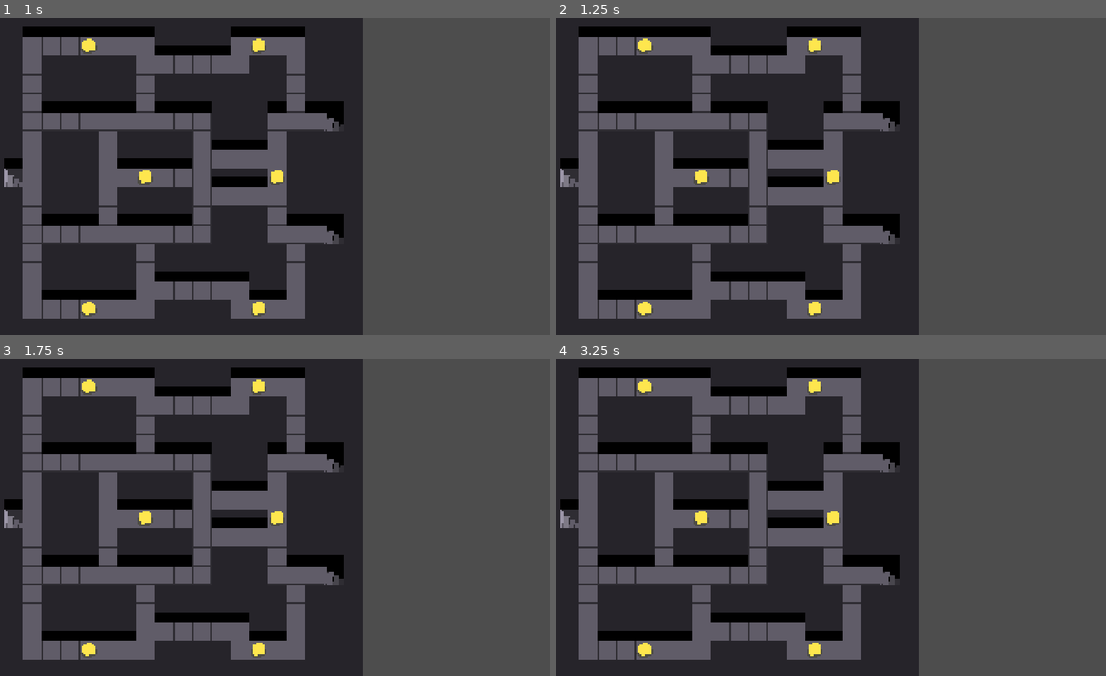
Above: before the commit, frames 1-4 (two rows, left to right).
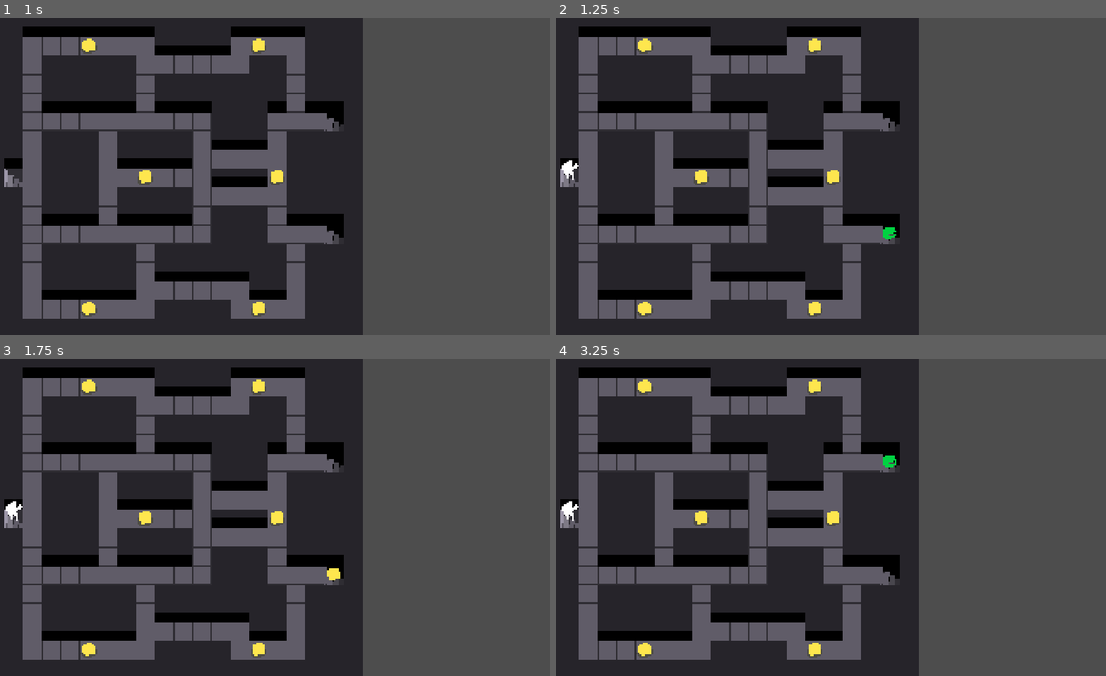
Above: after the commit, the same moments.

Repository: NunoDasNeves/igc-jam-godot-template
Game: Godot game, scene res://main.tscn
Two runs of this game, one before a commit and one after it. Both use one fixed random seed, a clock stepped at 60 frames per second and the inputs below.
Inputs:
- Up to frame 1 (1 s): tap Enter at 0.5 s; hold D (Right) from 0.53 s (still down); tap Z (Attack) at 0.6 s
- Up to frame 2 (1.25 s): keep holding D (Right)
- Up to frame 3 (1.75 s): release D (Right) at 1.28 s; hold S (Down) from 1.28 s (still down); tap X (Interact) at 1.35 s
- Up to frame 4 (3.25 s): tap Space at 2 s; release S (Down) at 2.03 s; hold D (Right) 2.03-2.78 s; hold K 2.03-2.78 s; tap Enter at 2.75 s; hold W (Up) from 2.78 s (still down); tap Z (Attack) at 2.85 s

Frame 1 is identical in both runs. In frame 2, 0.2% of the frame differs, in the area x 1-62%, y 44-70%; in frame 3, 0.2%; in frame 4, 0.2%.

Commit message:
add alternative floor tile for pathing. replace regular floor tiles with it at runtime

Diff:
--- a/levels/level.gd
+++ b/levels/level.gd
@@ -22,8 +22,8 @@
 
 func _ready() -> void:
 	# get the spawner tiles
-	var coords = other_tiles.get_used_cells()
-	for coord: Vector2i in coords:
+	var other_coords = other_tiles.get_used_cells()
+	for coord: Vector2i in other_coords:
 		var tile_data: TileData = other_tiles.get_cell_tile_data(coord)
 		if tile_data.get_custom_data("stairs_up"):
 			hero_spawn_points.append(create_spawn_point(coord, 0.5))
@@ -32,6 +32,18 @@
 		if tile_data.get_custom_data("chest"):
 			chest_spawn_points.append(create_spawn_point(coord, 10))
 
+	# create pathing tiles
+	var floor_coords = floor_tiles.get_used_cells()
+	#floor_tiles.get_cell_atlas_coords()
+	var src_id = floor_tiles.get_cell_source_id(Vector2(0,0))
+	for coord: Vector2i in floor_coords:
+		var floor_tile = floor_tiles.get_cell_tile_data(coord)
+		if !floor_tile:
+			continue
+		var wall_tile: TileData = wall_tiles.get_cell_tile_data(coord)
+		if !wall_tile or !wall_tile.get_custom_data("wall"):
+			floor_tiles.set_cell(coord, src_id, Vector2(0,0), 1)
+
 func coord_is_wall(coord: Vector2i) -> bool:
 	var tile_data: TileData = wall_tiles.get_cell_tile_data(coord)
 	if !tile_data:
--- a/tilesets/test_tileset.tres
+++ b/tilesets/test_tileset.tres
@@ -1,8 +1,10 @@
-[gd_resource type="TileSet" load_steps=4 format=3 uid="uid://woxckrqp2r8f"]
+[gd_resource type="TileSet" load_steps=5 format=3 uid="uid://woxckrqp2r8f"]
 
 [ext_resource type="Texture2D" uid="uid://b2ua1p7w0voks" path="res://tilesets/tilemap-test.png" id="1_rlcim"]
 
 [sub_resource type="NavigationPolygon" id="NavigationPolygon_rlcim"]
+
+[sub_resource type="NavigationPolygon" id="NavigationPolygon_8n1lv"]
 vertices = PackedVector2Array(32, 32, -32, 32, -32, -32, 32, -32)
 polygons = Array[PackedInt32Array]([PackedInt32Array(0, 1, 2, 3)])
 outlines = Array[PackedVector2Array]([PackedVector2Array(-32, -32, 32, -32, 32, 32, -32, 32)])
@@ -11,13 +13,14 @@
 [sub_resource type="TileSetAtlasSource" id="TileSetAtlasSource_8n1lv"]
 texture = ExtResource("1_rlcim")
 texture_region_size = Vector2i(64, 64)
+0:0/next_alternative_id = 2
 0:0/0 = 0
 0:0/0/navigation_layer_0/polygon = SubResource("NavigationPolygon_rlcim")
+0:0/1 = 1
+0:0/1/navigation_layer_0/polygon = SubResource("NavigationPolygon_8n1lv")
 0:1/0 = 0
-0:1/0/physics_layer_0/polygon_0/points = PackedVector2Array(-32, -32, 32, -32, 32, 32, -32, 32)
 0:1/0/custom_data_0 = true
 0:2/0 = 0
-0:2/0/physics_layer_0/polygon_0/points = PackedVector2Array(-32, -32, 32, -32, 32, 32, -32, 32)
 0:2/0/custom_data_0 = true
 0:3/0 = 0
 0:4/0 = 0
